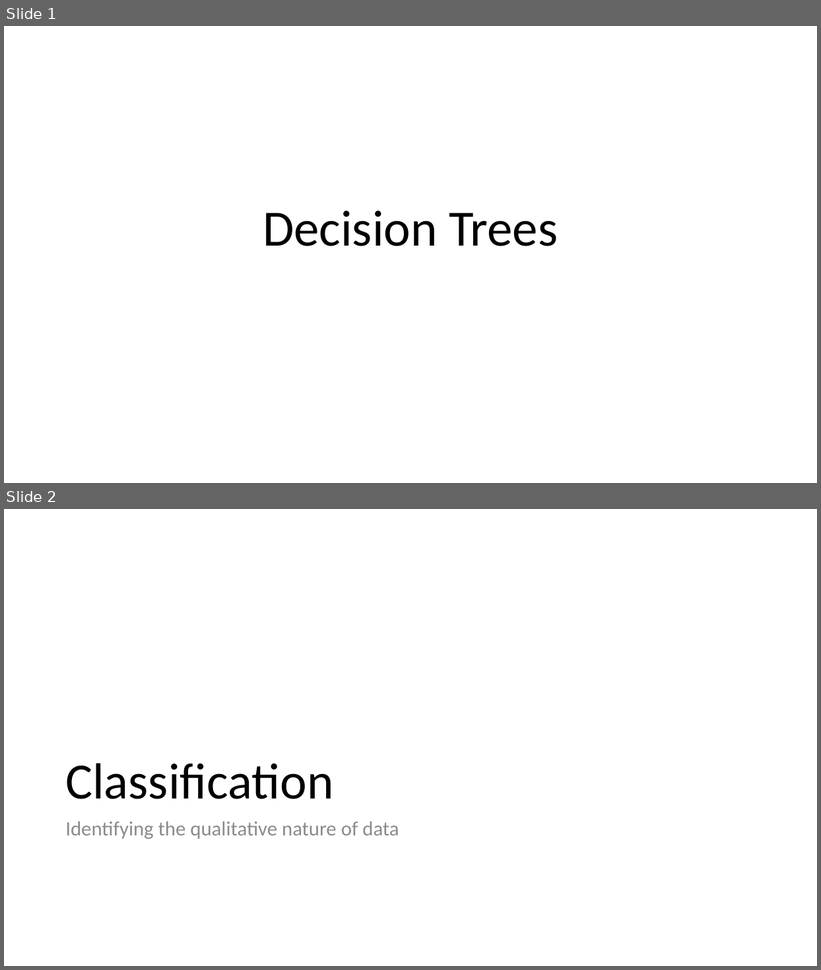
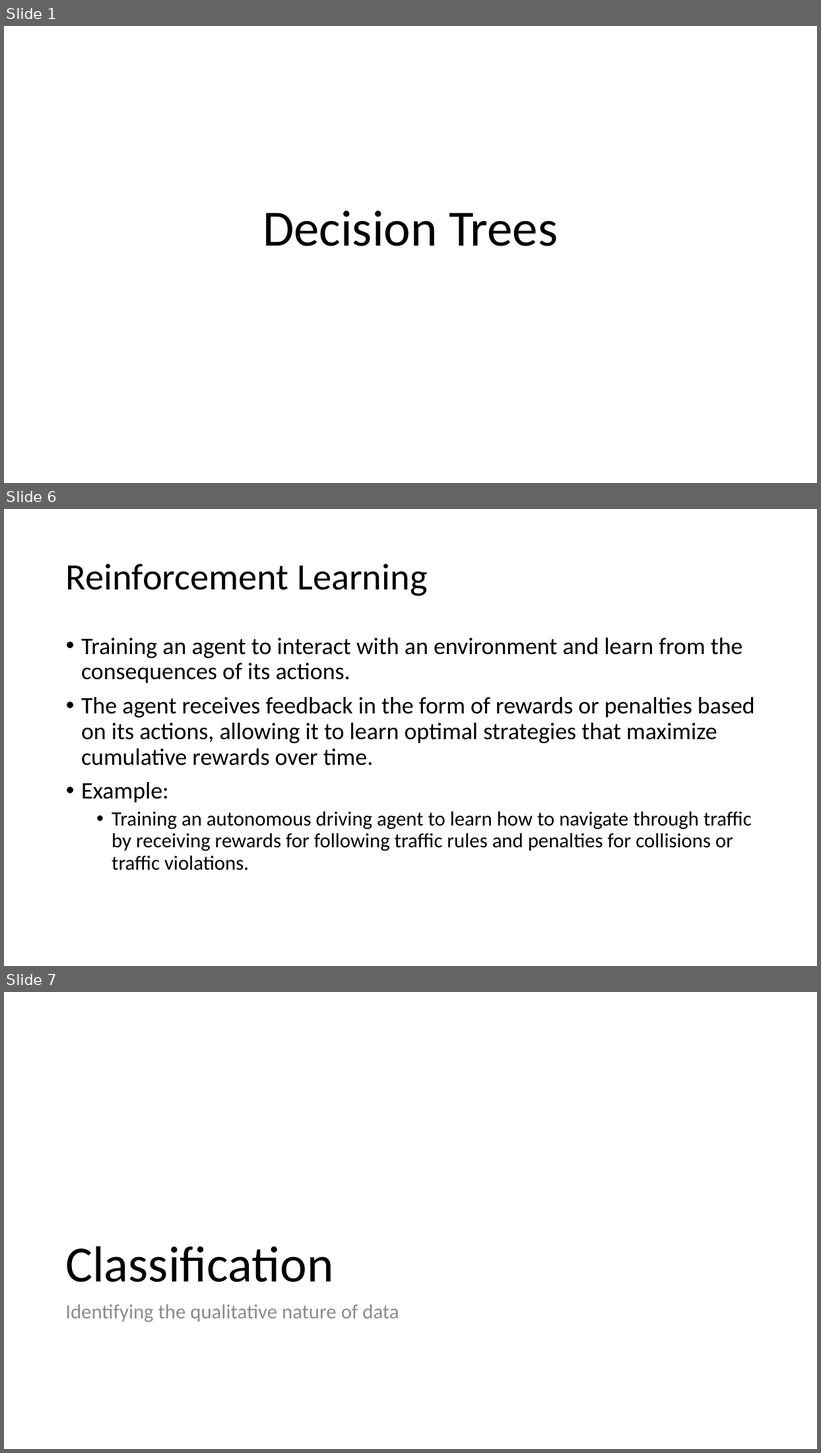
Before and after one commit to meenakshsundaram/AIML, a slide deck: DecisionTrees/DecisionTrees.pptx. Shown one above the other, each under a label of ours: slides 1 and 2 before the commit, slides 1, 6 and 7 after it; the slides between them are not shown. The pictures are 821x970 and 821x1453 pixels, drawn with LibreOffice and Linux fonts; fonts in the diff are those of the drawing. Boxes give left, top, right and bottom in pixels: in the first picture for what was removed or moved away, otherwise in the second. Text is boxed around its words. In the diff, an @@ line names an element or a change of style, - is before the commit and + after.

```diff
--- a/DecisionTrees/DecisionTrees.pptx
+++ b/DecisionTrees/DecisionTrees.pptx
@@ slide 6 added at [4,509,817,966], background #FFFFFF @@
@@ title added at [66,564,428,596], 44 pt, text #000000 @@
+Reinforcement Learning
@@ text added at [81,638,755,871], 28 pt, text #000000 @@
+• Training an agent to interact with an environment and learn from the consequences of its actions.
+• The agent receives feedback in the form of rewards or penalties based on its actions, allowing it to learn optimal strategies that maximize cumulative rewards over time.
+• Example:
+  • Training an autonomous driving agent to learn how to navigate through traffic by receiving rewards for following traffic rules and penalties for collisions or traffic violations.
@@ what was slide 2 is now slide 7 @@
```
Also in this commit, not shown: 4 slides changed, 6 other slides added.
